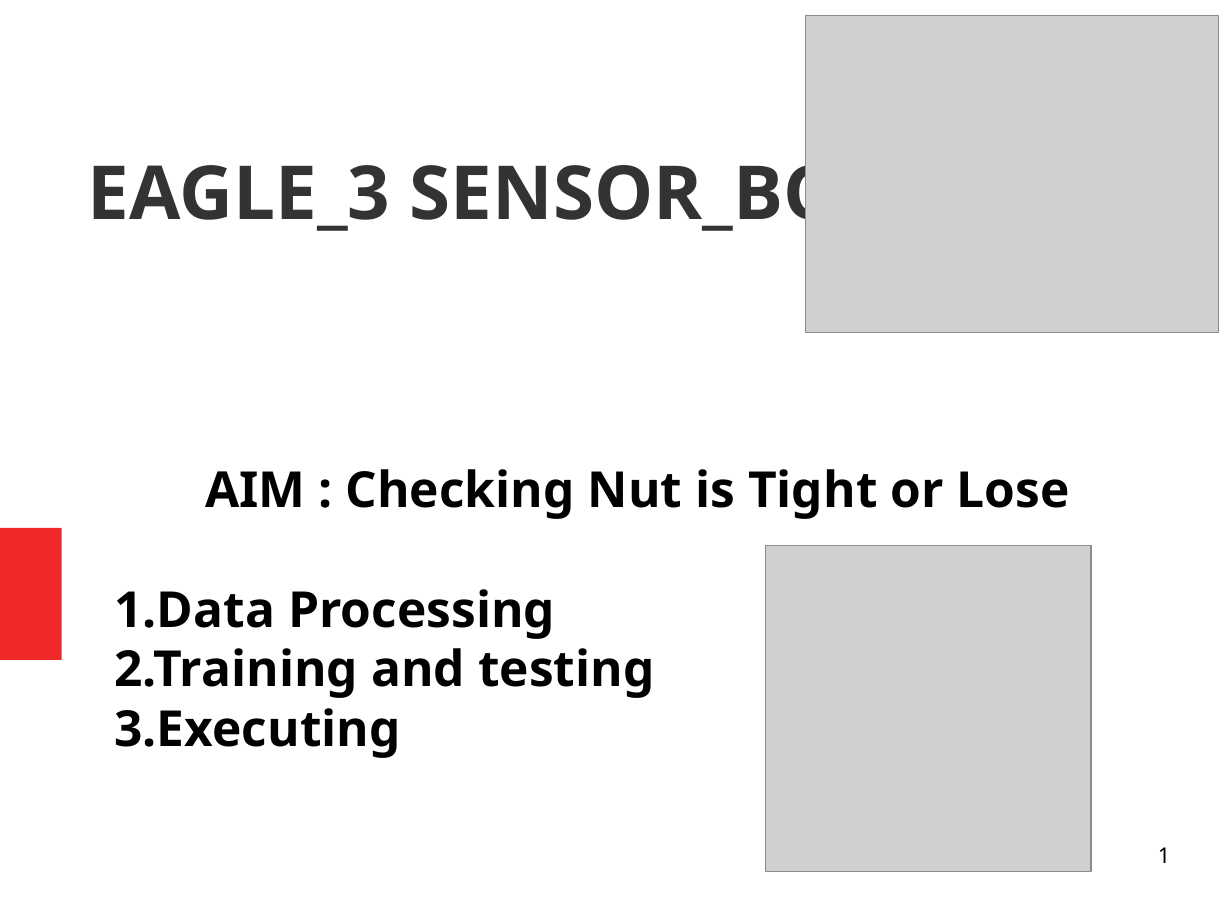
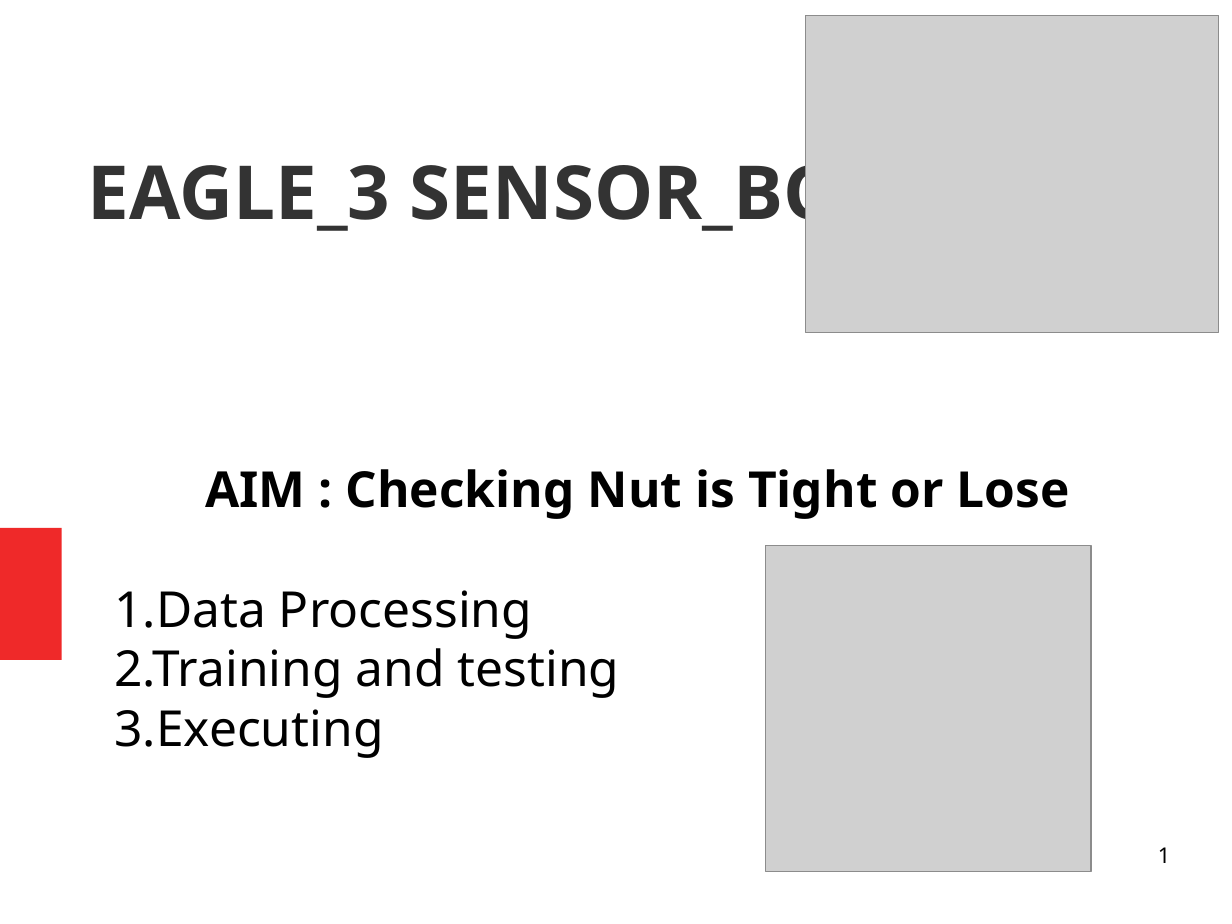
Before and after one commit to vimalv-AI/Redspectra, a slide deck: slide 1 of QMAX_EAGLE_3/doc/Presentations/0_Eagle_Doc.odp. Drawn at 1232x924 pixels with LibreOffice and Linux fonts; fonts in the diff are those of the drawing; grey boxes stand for pictures. Boxes give left, top, right and bottom in pixels: in the first picture for what was removed or moved away, otherwise in the second. Text is boxed around its words. In the diff, an @@ line names an element or a change of style, - is before the commit and + after.

```diff
--- a/QMAX_EAGLE_3/doc/Presentations/0_Eagle_Doc.odp
+++ b/QMAX_EAGLE_3/doc/Presentations/0_Eagle_Doc.odp
@@ subtitle at [114,590,620,758]: bold off in "1.Data Processing", "2.Training and testing", "3.Executing" @@
```
Also in this commit, not shown: 5 other slides changed, 2 slides added, 1 slide removed, 2 other files.
